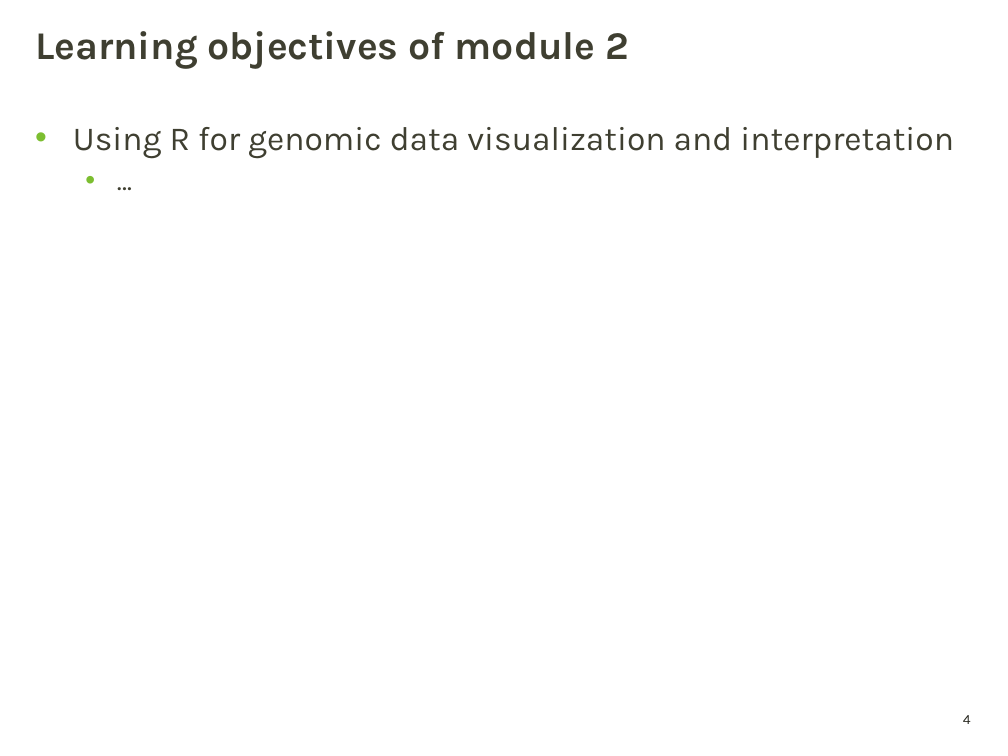
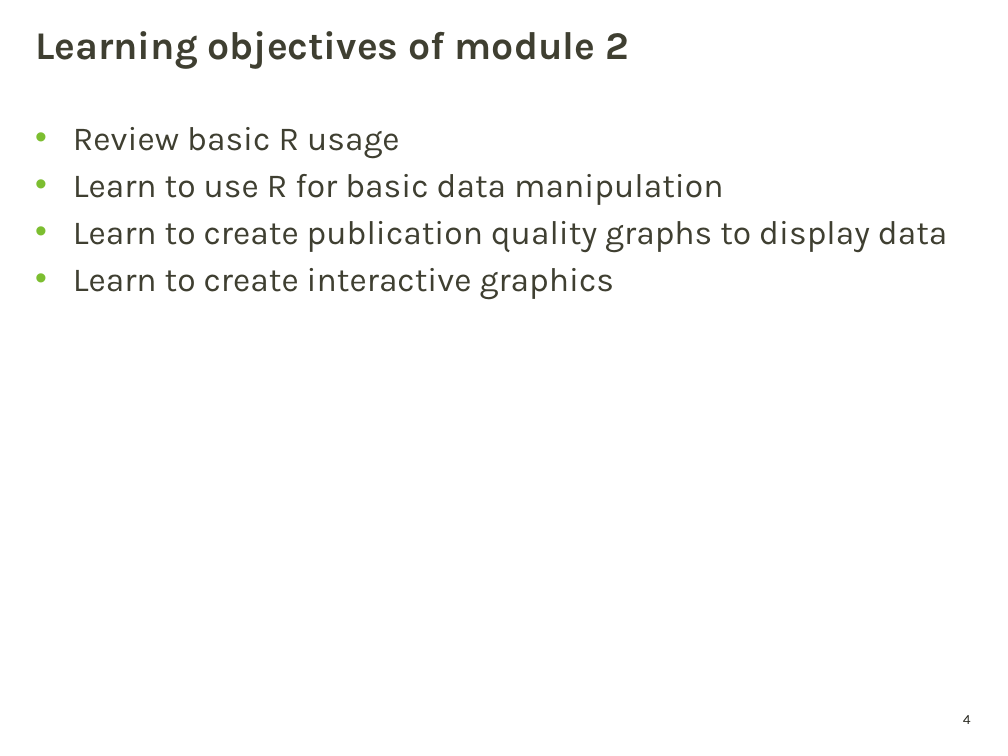
Before and after one commit to griffithlab/genviz.org, a slide deck: slide 4 of lectures/GenViz_Module2_Lecture.pptx. Drawn at 1008x756 pixels with LibreOffice and Linux fonts; fonts in the diff are those of the drawing; background and template pictures are left out. Boxes give left, top, right and bottom in pixels: in the first picture for what was removed or moved away, otherwise in the second. Text is boxed around its words. In the diff, an @@ line names an element or a change of style, - is before the commit and + after.

Commit message:
multiple improvements to intro to R module and lecture

```diff
--- a/lectures/GenViz_Module2_Lecture.pptx
+++ b/lectures/GenViz_Module2_Lecture.pptx
@@ text at (73,127,948,300): text changed @@
-• Using R for genomic data visualization and interpretation
-  • …
+• Review basic R usage
+• Learn to use R for basic data manipulation
+• Learn to create publication quality graphs to display data
+• Learn to create interactive graphics
```
Also in this commit, not shown: 24 slides added, 2 other files.
